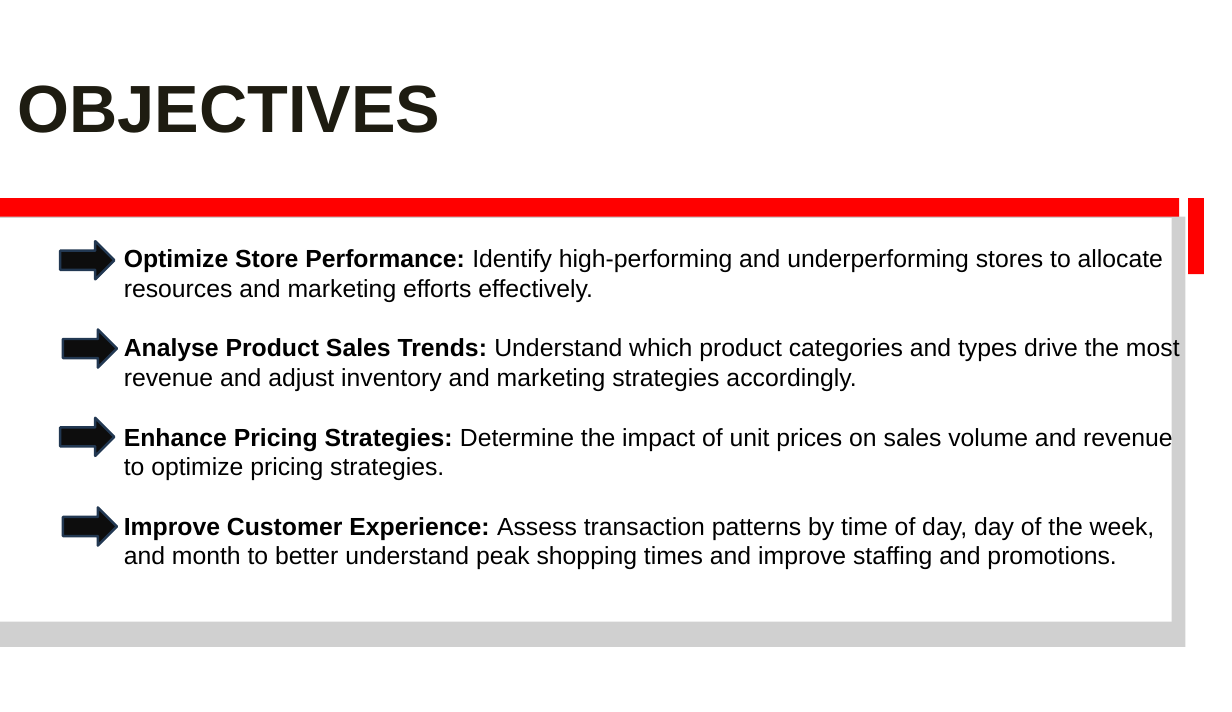
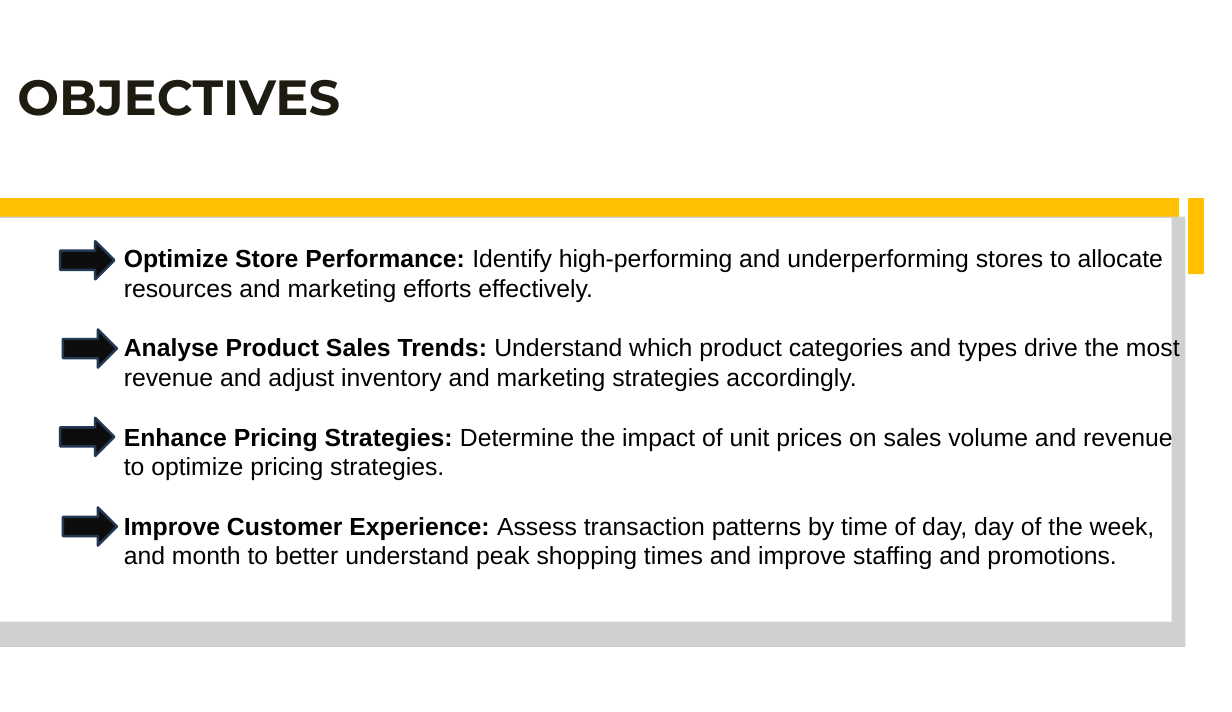
Before and after one commit to jasnoorvirk26/coffee-shop-sales-analysis, a slide deck: slide 4 of Coffee-Shop-Sales-Analysis-Presentation.pptx. Drawn at 1232x712 pixels with LibreOffice and Linux fonts; fonts in the diff are those of the drawing; grey boxes stand for pictures; background and template pictures are left out. Boxes give left, top, right and bottom in pixels: in the first picture for what was removed or moved away, otherwise in the second. Text is boxed around its words. In the diff, an @@ line names an element or a change of style, - is before the commit and + after.

```diff
--- a/Coffee-Shop-Sales-Analysis-Presentation.pptx
+++ b/Coffee-Shop-Sales-Analysis-Presentation.pptx
@@ title "OBJECTIVES" at (x1=17, y1=79, x2=340, y2=116): size 54 to 40 pt, font Arial to Montserrat @@
@@ freeform shape at (x1=0, y1=198, x2=1204, y2=274): fill #FF0000 to #FFC000 @@
```
Also in this commit, not shown: 11 other slides changed.
